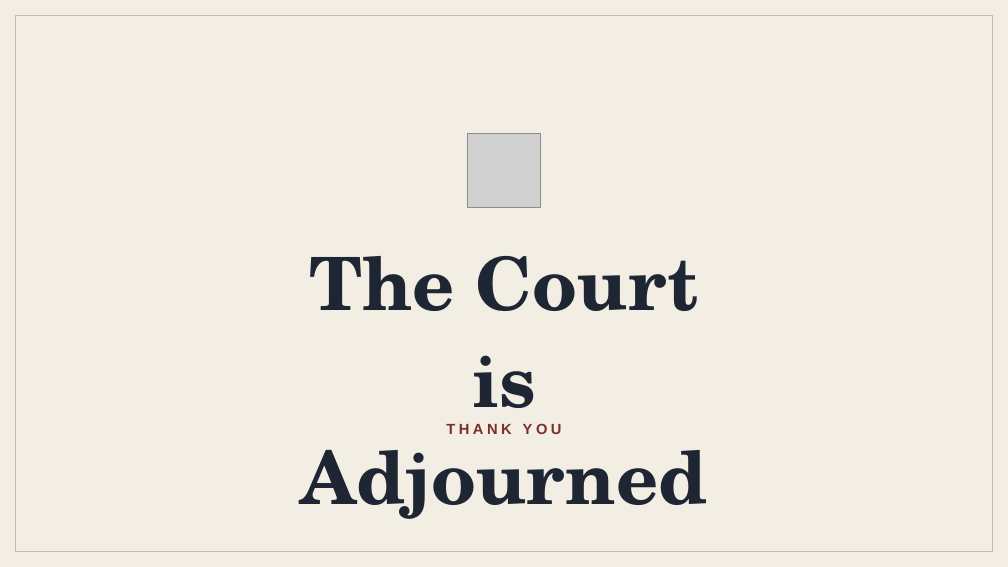
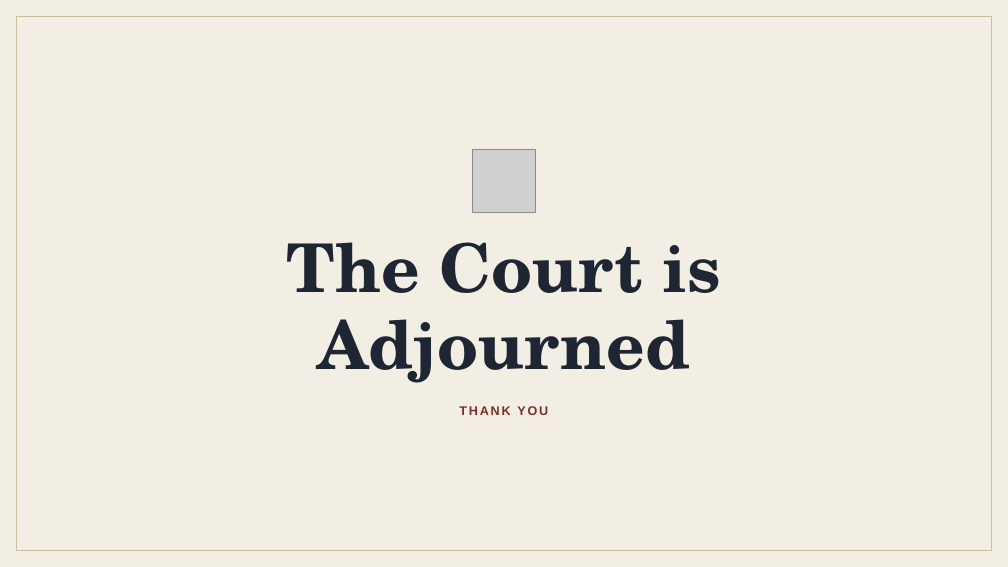
Before and after one commit to jinnia-sultana/LegalResearch_CasePreparation-Assistant, a slide deck: slide 11 of docs/Proposal/GR-20.pptx (slide 10 before the commit). Drawn at 1008x567 pixels with LibreOffice and Linux fonts; fonts in the diff are those of the drawing; grey boxes stand for pictures. Boxes give left, top, right and bottom in pixels: in the first picture for what was removed or moved away, otherwise in the second. Text is boxed around its words. In the diff, an @@ line names an element or a change of style, - is before the commit and + after.

```diff
--- a/docs/Proposal/GR-20.pptx
+++ b/docs/Proposal/GR-20.pptx
@@ rectangle at (x1=17, y1=17, x2=992, y2=551): outline #CBBD9F 1.5 pt to #CBBD9F 1 pt @@
@@ picture resized from (x1=467, y1=134, x2=541, y2=207) to (x1=473, y1=149, x2=535, y2=212) @@
@@ title at (x1=287, y1=242, x2=721, y2=383): text changed; size 70 to 64 pt @@
-The Court is
-Adjourned
+The Court is Adjourned
@@ text "THANK YOU" moved from (x1=446, y1=423, x2=562, y2=434) to (x1=459, y1=406, x2=548, y2=415) @@
@@ text "THANK YOU" at (x1=459, y1=406, x2=548, y2=415): size 14 to 12 pt, letter spacing 3.4 to 1.7 pt; line spacing 1.5 to 16.8pt @@
```
Also in this commit, not shown: 9 other slides changed, 1 slide added, 1 other file.
